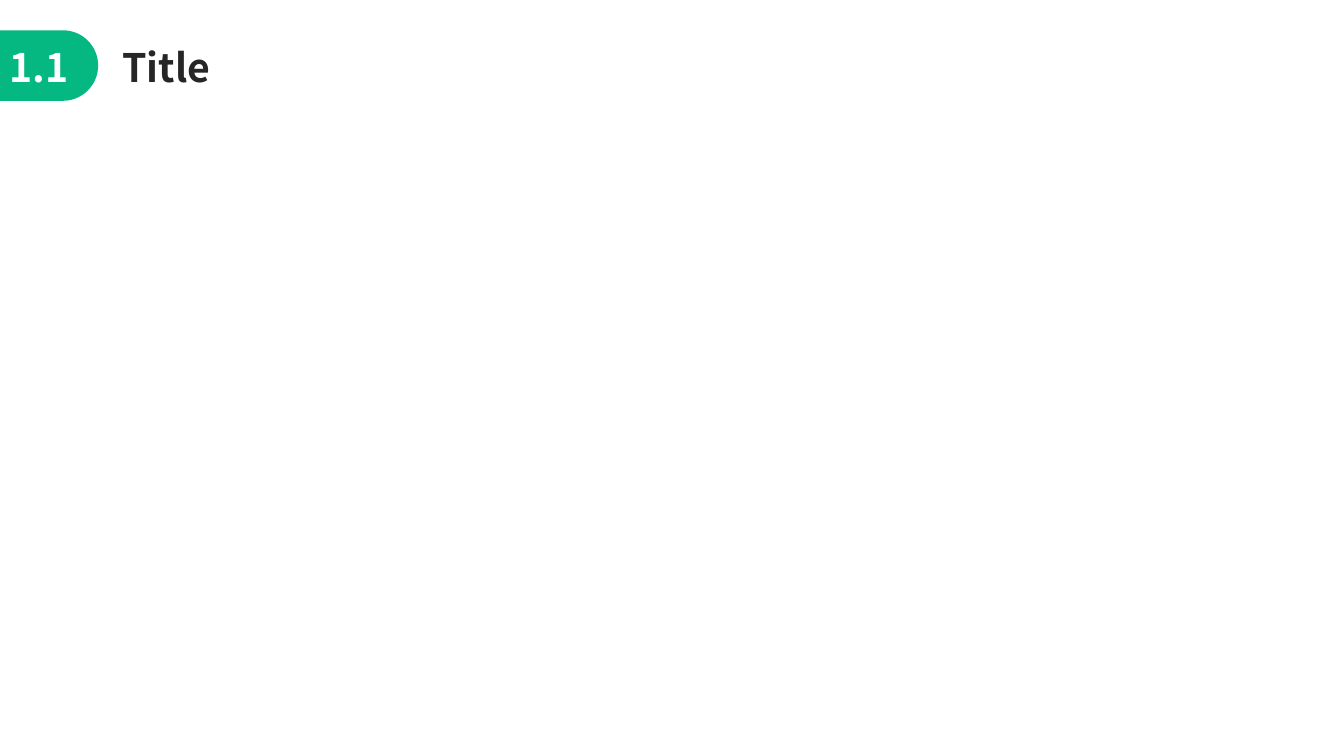
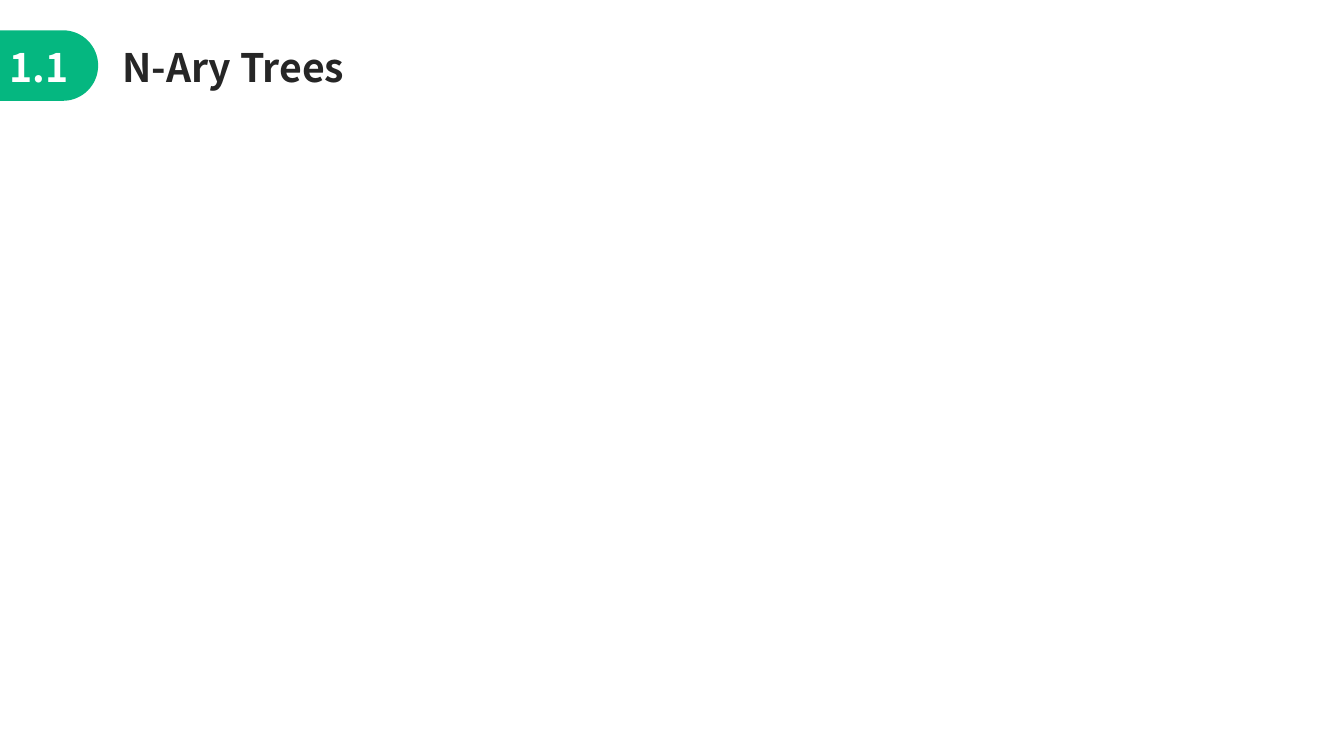
Before and after one commit to jimmyyih518/DSA2022Fall, a slide deck: slide 20 of week4/week4_slides.pptx (slide 6 before the commit). Drawn at 1344x756 pixels with LibreOffice and Linux fonts; fonts in the diff are those of the drawing. Boxes give left, top, right and bottom in pixels: in the first picture for what was removed or moved away, otherwise in the second. Text is boxed around its words. In the diff, an @@ line names an element or a change of style, - is before the commit and + after.

```diff
--- a/week4/week4_slides.pptx
+++ b/week4/week4_slides.pptx
@@ text at [122,53,344,91]: text changed @@
-Title
+N-Ary Trees
```
Also in this commit, not shown: 7 other slides changed, 13 slides added, 17 other files.
